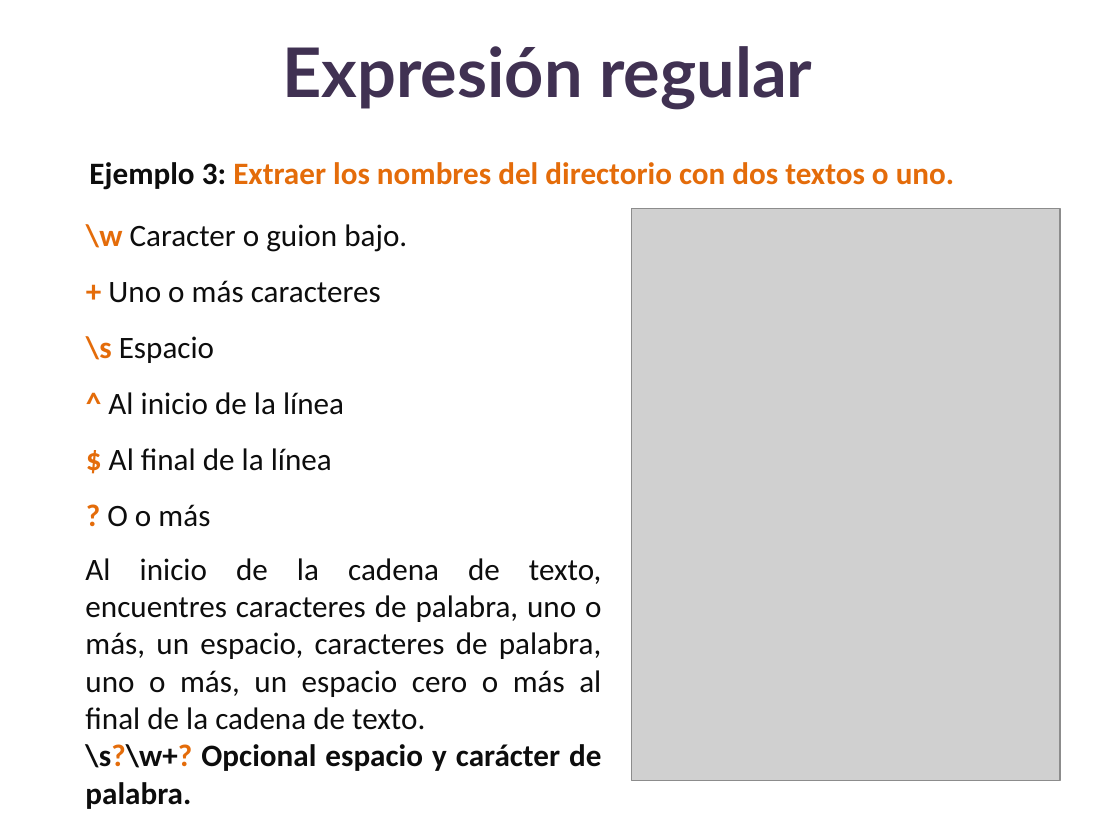
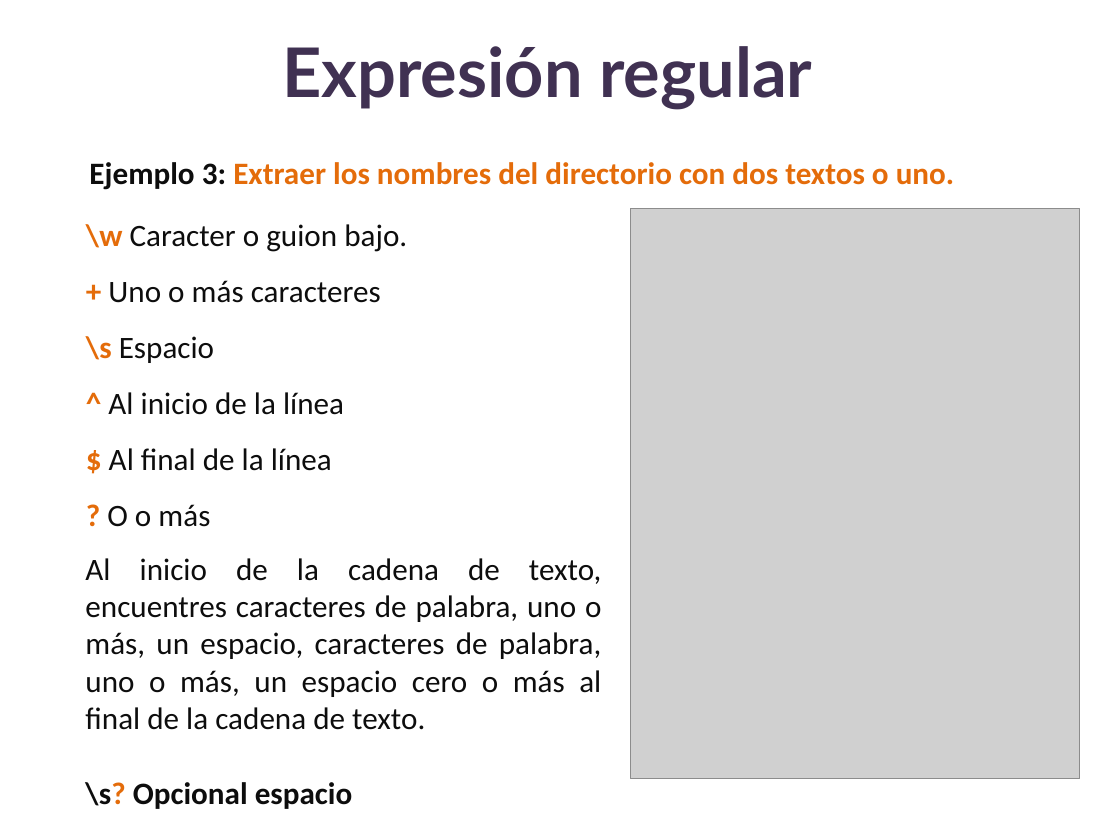
Before and after one commit to lizetheP/Analitica, a slide deck: slide 34 of CalendarioAgo25/presentaciones/18_Expresiones_regulares.pptx. Drawn at 1120x840 pixels with LibreOffice and Linux fonts; fonts in the diff are those of the drawing; grey boxes stand for pictures. Boxes give left, top, right and bottom in pixels: in the first picture for what was removed or moved away, otherwise in the second. Text is boxed around its words. In the diff, an @@ line names an element or a change of style, - is before the commit and + after.

```diff
--- a/CalendarioAgo25/presentaciones/18_Expresiones_regulares.pptx
+++ b/CalendarioAgo25/presentaciones/18_Expresiones_regulares.pptx
@@ picture: place and size @@
-picture at box(632, 208, 1061, 781)
+picture at box(631, 208, 1080, 778)
@@ text at box(85, 782, 353, 809): text changed @@
-\s?\w+? Opcional espacio y carácter de palabra.
+\s? Opcional espacio
```
Also in this commit, not shown: 2 other slides changed, 1 slide added, 1 slide removed, 2 other files.
